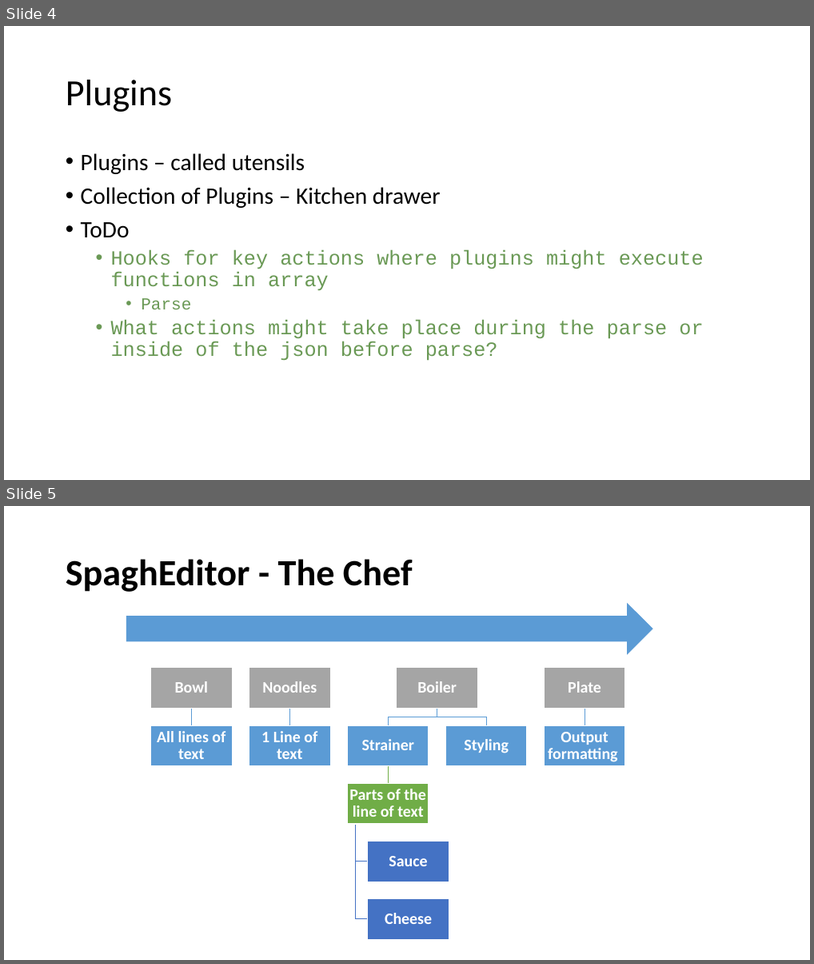
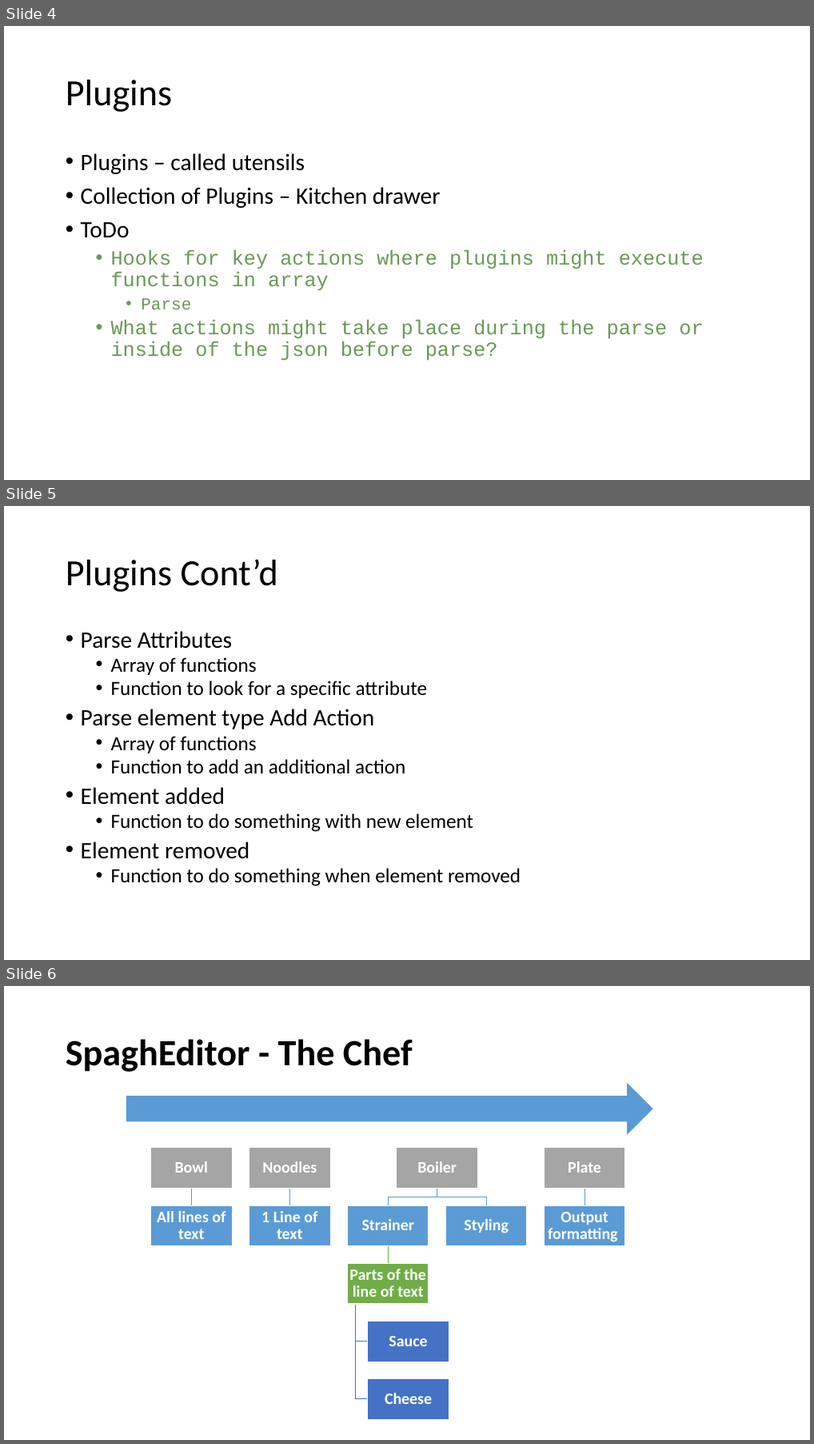
Before and after one commit to ctrachte/SpaghEditor, a slide deck: Process.pptx. Shown one above the other, each under a label of ours: slides 4 and 5 before the commit, slides 4, 5 and 6 after it. The pictures are 814x964 and 814x1444 pixels, drawn with LibreOffice and Linux fonts; fonts in the diff are those of the drawing. Boxes give left, top, right and bottom in pixels: in the first picture for what was removed or moved away, otherwise in the second. Text is boxed around its words. In the diff, an @@ line names an element or a change of style, - is before the commit and + after.

```diff
--- a/Process.pptx
+++ b/Process.pptx
@@ slide 5 added at box(4, 506, 810, 960), background #FFFFFF @@
@@ title added at box(66, 559, 278, 592), 44 pt, text #000000 @@
+Plugins Cont’d
@@ text added at box(81, 631, 521, 886), 24 pt, text #000000 @@
+• Parse Attributes
+  • Array of functions
+  • Function to look for a specific attribute
+• Parse element type Add Action
+  • Array of functions
+  • Function to add an additional action
+• Element added
+  • Function to do something with new element
+• Element removed
+  • Function to do something when element removed
@@ what was slide 5 is now slide 6 @@
```
Also in this commit, not shown: 2 slides changed, 2 other files.
